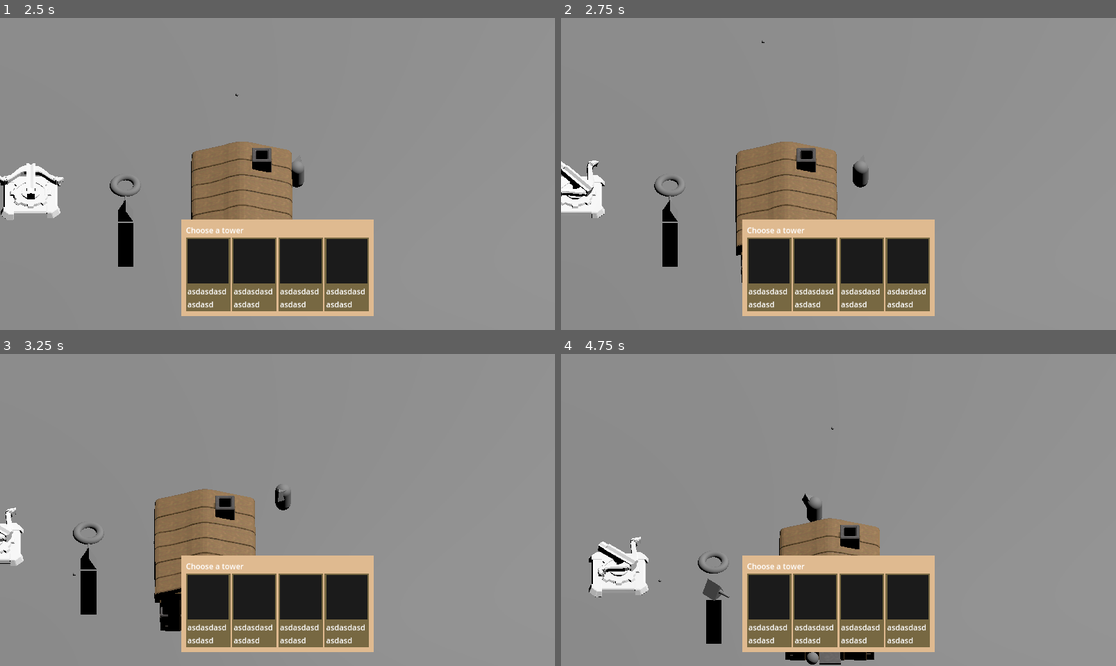
Above: before the commit, frames 1-4 (two rows, left to right).
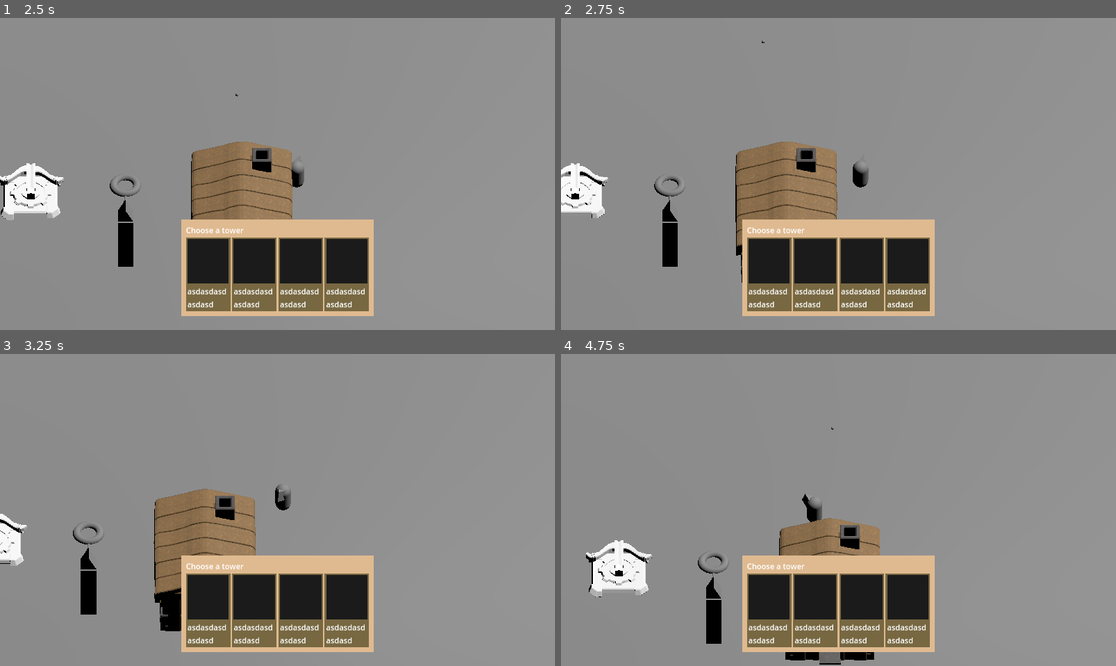
Above: after the commit, the same moments.

Repository: Parsa-1145/BugzBuzzy
Game: Godot game, scene res://mainScene.tscn
The game is run twice, just before and just after one commit, with the same random seed, the same clock (stepped at 60 frames per second) and the same inputs.
Inputs (mouse positions are in pixels of both pictures, inside the frame that each line leads up to):
- Up to frame 1 (2.5 s): move the mouse to (399, 158) at 0.52 s; hold D (move_right) 0.53-1.28 s; click (399, 158) at 0.6 s; move the mouse to (166, 189) at 1.27 s; hold S (move_down) 1.28-2.03 s; click (166, 189) at 1.35 s; move the mouse to (333, 105) at 2.02 s; hold D (move_right) from 2.03 s (still down); click (333, 105) at 2.1 s
- Up to frame 2 (2.75 s): keep holding D (move_right)
- Up to frame 3 (3.25 s): move the mouse to (249, 572) at 2.77 s; release D (move_right) at 2.78 s; hold W (move_up) from 2.78 s (still down); click (249, 572) at 2.85 s
- Up to frame 4 (4.75 s): move the mouse to (1005, 556) at 3.52 s; release W (move_up) at 3.53 s; hold A (move_left) from 3.53 s (still down); click (1005, 556) at 3.6 s; move the mouse to (672, 463) at 4.27 s; click (672, 463) at 4.35 s

Frame 1 is identical in both runs. In frame 2, 0.4% of the frame differs, in the area x 0-9%, y 45-59%; in frame 3, 0.2%; in frame 4, 0.8%, in the area x 4-47%, y 58-100%.

Commit message:
add take damage

Diff:
--- a/Barbarian.gd
+++ b/Barbarian.gd
@@ -2,6 +2,9 @@
 extends EnemyBase
 
 func _ready() -> void:
+	move_speed = 2.5
+	score = 15
+	health = 12
 	var timer = Timer.new()
 	timer.wait_time = 1.0
 	timer.autostart = true
--- a/Castle.gd
+++ b/Castle.gd
@@ -1,2 +1,8 @@
 class_name Castle
 extends Tower
+
+func _ready() -> void:
+	health = 15
+
+func die():
+	GameManager.lose()
--- a/EnemyBase.gd
+++ b/EnemyBase.gd
@@ -8,6 +8,7 @@
 @export var score: float = 20.0
 var nearest_tower: Node3D = null
 var current_target: Node3D = null
+var timeSinceLastAttack: float = 0
 
 var enemyName: String
 var currentAction : String = "Idle"
@@ -71,9 +72,20 @@
 func die() -> void:
 	queue_free()
 	GameManager.enemies.erase(self)
+	GameManager.playerNode.money += score
 
 func _process(delta: float) -> void:
 	animTimeState += delta
+	timeSinceLastAttack += delta
+	if (current_target) == null:
+		pass
+	elif(global_position.distance_to(current_target.global_position) < 10.0 && velocity.length() < 1):
+		if not (timeSinceLastAttack < 0.8) :
+			timeSinceLastAttack = 0
+			if current_target is Tower:
+				current_target.take_damage()
+			elif current_target is Player:
+				current_target.take_damage()
 
 	var anim : Array = AnimationManager.animation_map[enemyName][currentAction][prevDirection]
 	sprite3D.texture = anim[int(floor(animTimeState * 12)) % anim.size()]
--- a/GameManager.gd
+++ b/GameManager.gd
@@ -74,3 +74,7 @@
 		y -= 65
 	instance.position = Vector3(x, 2, y)
 	enemies.append(instance)
+
+func lose():
+	print("You lost")
+	queue_free()
--- a/HogRider.gd
+++ b/HogRider.gd
@@ -2,5 +2,8 @@
 extends EnemyBase
 
 func _ready() -> void:
+	move_speed = 5.5
+	score = 30
+	health = 16
 	enemyName = "Hog Rider"
 	current_target = GameManager.castle
--- a/Skeleton.gd
+++ b/Skeleton.gd
@@ -3,6 +3,9 @@
 
 
 func _ready() -> void:
+	move_speed = 4
+	score = 5
+	health = 5
 	enemyName = "Skeleton"
 	var timer = Timer.new()
 	timer.wait_time = 1.0
--- a/TowerBase.gd
+++ b/TowerBase.gd
@@ -2,7 +2,16 @@
 extends StaticBody3D
 
 @export var health: float
+@export var range: float
 @export var price: int
 
 func _ready() -> void:
 	GameManager.towers.append(self)
+
+func take_damage():
+	health -= 1;
+	if (health <= 0):
+		die()
+
+func die():
+	pass
--- a/Xbow.gd
+++ b/Xbow.gd
@@ -7,11 +7,17 @@
 @export var fireRate: float = 0.5
 var timeSinceLastShoot: float = 0
 
+func _ready() -> void:
+	health = 10
+
+
 func _process(delta: float) -> void:
 	var minDist: float = INF
 	var closestEnemy: EnemyBase
 	for enemy: EnemyBase in GameManager.enemies:
 		var dist: float = (enemy.global_position - global_position).length()
+		if dist > 40:
+			continue
 		if  dist < minDist:
 			minDist = dist
 			closestEnemy = enemy
--- a/bomb.gd
+++ b/bomb.gd
@@ -1,11 +1,11 @@
 extends Projectile
 
-@export var explosion_radius: float = 5.0
+@export var explosion_radius: float = 7.0
 var gravity = 1
 
 func _ready() -> void:
 	speed = 10
-	damage = 15
+	damage = 6
 	contact_monitor = true
 	max_contacts_reported = 1
 	await get_tree().create_timer(life_time).timeout
@@ -25,7 +25,9 @@
 
 	for enemy in GameManager.enemies:
 		if is_instance_valid(enemy):
-			var dist = global_position.distance_to(enemy.global_position)
+			var dx = global_position.x - enemy.global_position.x;
+			var dz = global_position.z - enemy.global_position.z;
+			var dist = sqrt(dx*dx + dz*dz);
 			if dist <= explosion_radius:
 				enemy.take_damage(damage)
 
--- a/bomb_tower.gd
+++ b/bomb_tower.gd
@@ -10,12 +10,18 @@
 var g = 1
 var closestEnemy: EnemyBase
 
+func _ready() -> void:
+	health = 10
+
+
 
 func _process(delta: float) -> void:
 	var minDist: float = INF
 	closestEnemy = null
 	for enemy: EnemyBase in GameManager.enemies:
 		var dist: float = (enemy.global_position - global_position).length()
+		if dist > 20:
+			continue
 		if  dist < minDist:
 			minDist = dist
 			closestEnemy = enemy
@@ -56,3 +62,8 @@
 	var launch_dir = (forward + Vector3(0, v_y, 0)).normalized()
 
 	projectile.direction = launch_dir
+
+func die():
+	pass
+	queue_free()
+	#todo
--- a/player.gd
+++ b/player.gd
@@ -11,7 +11,7 @@
 @export var mouse_sensitivity: float = 0.3
 @export var camera: CameraFollow
 
-@export var health: float = 10
+@export var health: float = 8
 @export var money : int = 0
 
 var yaw: float = 0.0
@@ -92,3 +92,8 @@
 	# Direction is where the player is facing
 	var forward = -transform.basis.z
 	projectile.direction = forward
+
+func take_damage():
+	health -= 1
+	if (health <= 0):
+		print("You lost")
--- a/projectile.gd
+++ b/projectile.gd
@@ -4,6 +4,6 @@
 
 @export var speed: float = 20.0
 @export var life_time: float = 3.0
-@export var damage: float = 4.0
+@export var damage: float = 2.0
 
 var direction: Vector3 = Vector3.ZERO
Not shown, added: Projectile.tscn2592167722.tmp
